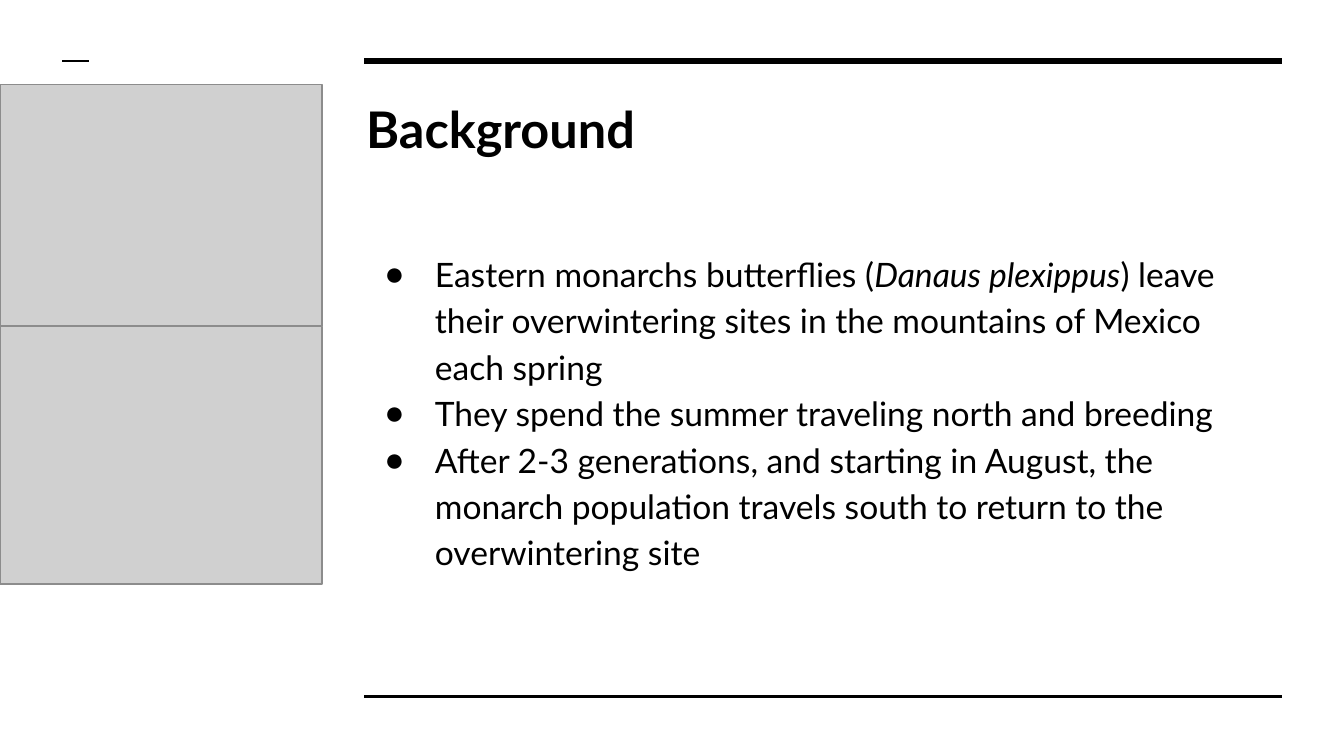
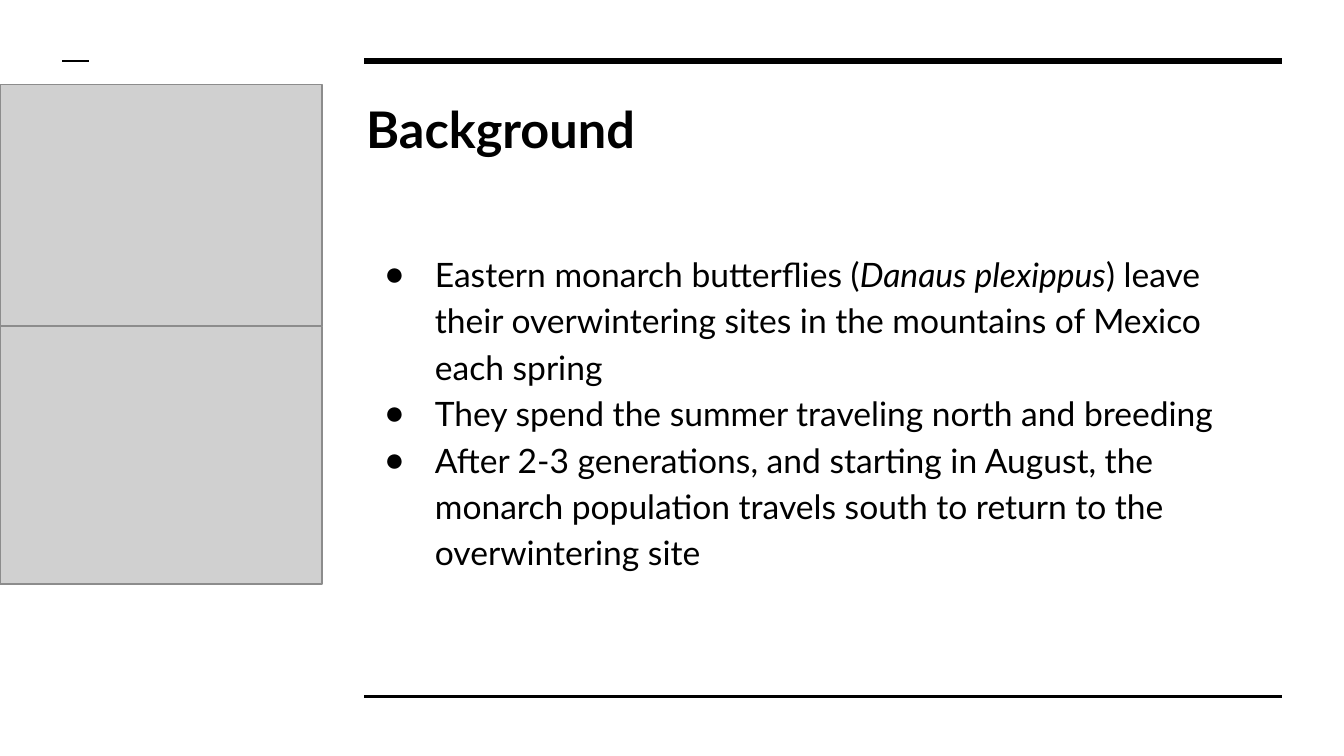
Before and after one commit to sjegoodman/monarch-migration, a slide deck: slide 2 of MonarchMigrationPresentation.pptx. Drawn at 1344x756 pixels with LibreOffice and Linux fonts; fonts in the diff are those of the drawing; grey boxes stand for pictures. Boxes give left, top, right and bottom in pixels: in the first picture for what was removed or moved away, otherwise in the second. Text is boxed around its words. In the diff, an @@ line names an element or a change of style, - is before the commit and + after.

```diff
--- a/MonarchMigrationPresentation.pptx
+++ b/MonarchMigrationPresentation.pptx
@@ text at <box>435,261,1201,386</box>: text changed @@
-● Eastern monarchs butterflies (Danaus plexippus) leave their overwintering sites in the mountains of Mexico each spring
+● Eastern monarch butterflies (Danaus plexippus) leave their overwintering sites in the mountains of Mexico each spring
```
Also in this commit, not shown: 4 other slides changed, 1 other file.
